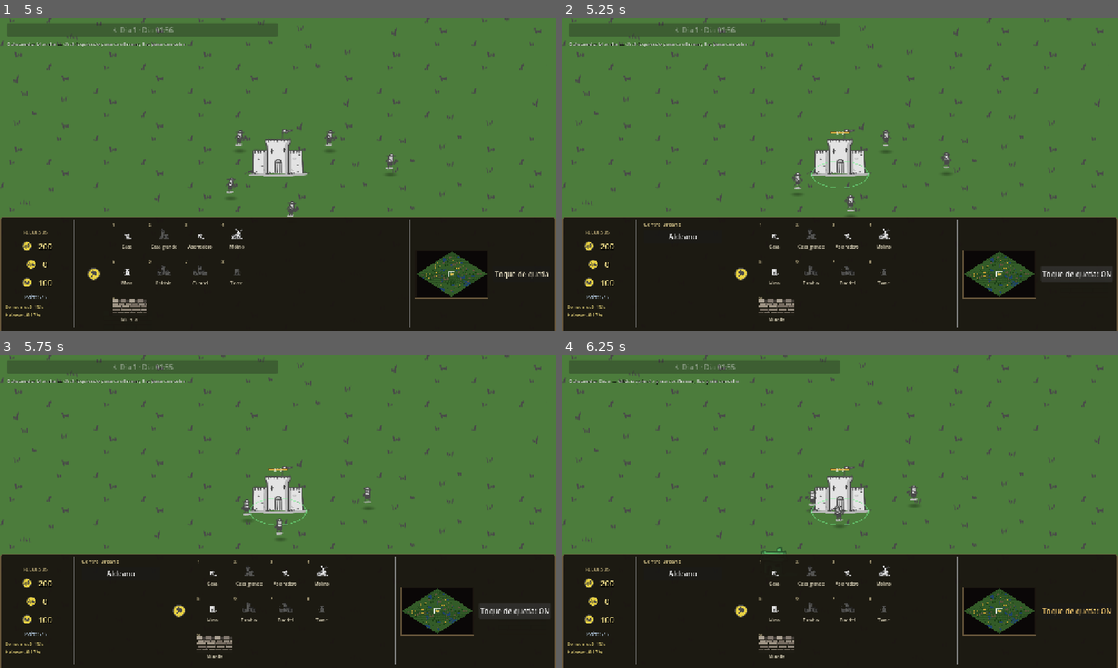
Above: before the commit, frames 1-4 (two rows, left to right).
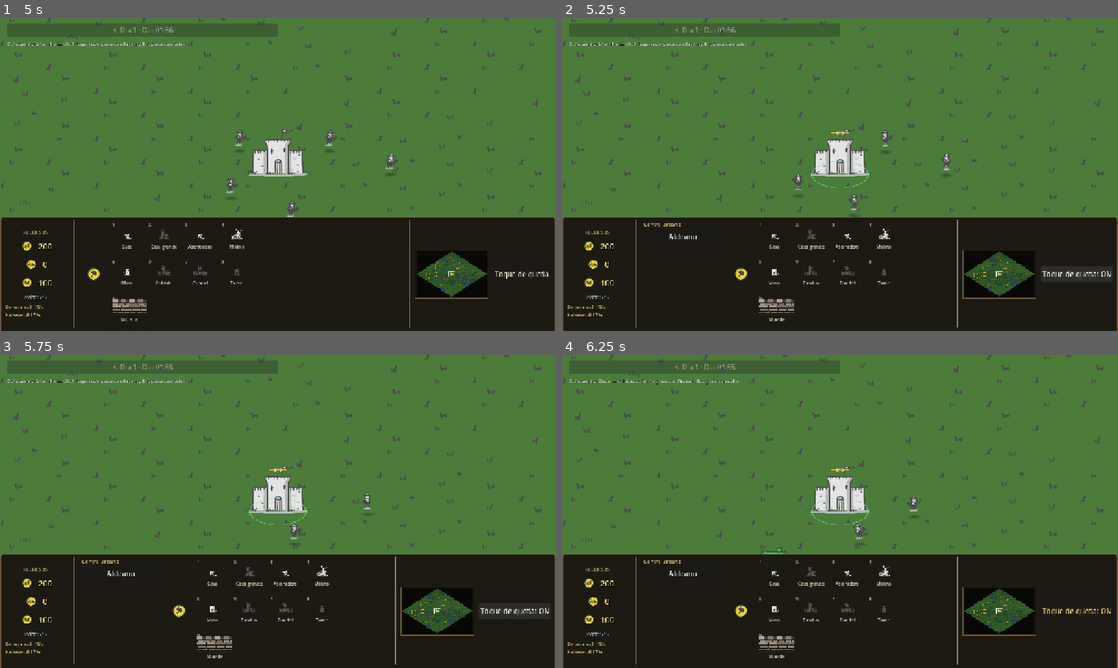
Above: after the commit, the same moments.

Repository: manurode/gameX
Game: Godot game, scene res://scenes/ui/main_menu.tscn
Two runs of this game, one before a commit and one after it. Both use one fixed random seed, a clock stepped at 60 frames per second and the inputs below.
Inputs:
- Up to frame 1 (5 s): click "Grande (64×64)" at 0.5 s; click "1" at 1.25 s; click "3" at 2 s; click "4" at 2.75 s; click "5" at 3.5 s; click "9" at 4.25 s
- Up to frame 2 (5.25 s): click "Toque de queda" at 5 s
- Up to frame 3 (5.75 s): no input
- Up to frame 4 (6.25 s): click "1" at 5.75 s

Frame 1 is identical in both runs. In frame 2, 0.2% of the frame differs, in the area x 41-70%, y 35-62%; in frame 3, 0.3%; in frame 4, 0.3%, in the area x 43-79%, y 41-82%.

Commit message:
feat: Enhance melee combat logic and navigation handling for buildings

Diff:
--- a/scripts/buildings/building.gd
+++ b/scripts/buildings/building.gd
@@ -13,8 +13,8 @@
 const CONSTRUCTION_ALPHA := 0.55
 const ENTRY_RANGE := 42.0
 const GARRISON_ATTACK_RANGE := 220.0
-const COLLISION_BODY_SHRINK := Vector2(0.82, 0.38)
-const COLLISION_BODY_CENTER_Y := 0.62
+const COLLISION_BODY_SHRINK := Vector2(0.84, 0.84)
+const COLLISION_BODY_CENTER_Y := 0.2
 const WALL_COLLISION_SHRINK := Vector2(0.94, 0.48)
 const WALL_COLLISION_CENTER_Y := 0.42
 
@@ -501,20 +501,58 @@
 
 
 func get_collision_center() -> Vector2:
-	return global_position + Vector2(0.0, -_footprint.y * _get_collision_center_y_factor())
+	if building_type_id == "wall":
+		return global_position + Vector2(0.0, -_footprint.y * WALL_COLLISION_CENTER_Y)
+	return get_interaction_center()
 
 
 func get_collision_half_size() -> Vector2:
-	return _get_collision_body_size() * 0.5
+	if building_type_id == "wall":
+		return _get_collision_body_size() * 0.5
+	return get_interaction_half_size()
+
+
+func get_interaction_center() -> Vector2:
+	var center_y := WALL_COLLISION_CENTER_Y if building_type_id == "wall" else 0.2
+	return global_position + Vector2(0.0, -_footprint.y * center_y)
+
+
+func get_interaction_half_size() -> Vector2:
+	if building_type_id == "wall":
+		return Vector2(
+			_footprint.x * WALL_COLLISION_SHRINK.x * 0.5,
+			_footprint.y * WALL_COLLISION_SHRINK.y * 0.5
+		)
+	return _footprint * 0.42
+
+
+func get_closest_surface_point(from_position: Vector2) -> Vector2:
+	var center := get_interaction_center()
+	var half := get_interaction_half_size()
+	var local := from_position - center
+	var clamped := Vector2(
+		clampf(local.x, -half.x, half.x),
+		clampf(local.y, -half.y, half.y)
+	)
+	if clamped.distance_squared_to(local) < 0.01:
+		var pen_x := half.x - absf(local.x)
+		var pen_y := half.y - absf(local.y)
+		if pen_x < pen_y:
+			clamped.x = half.x if local.x >= 0.0 else -half.x
+		else:
+			clamped.y = half.y if local.y >= 0.0 else -half.y
+	return center + clamped
 
 
 func get_approach_point(from_position: Vector2, margin: float = 2.0) -> Vector2:
-	var center := get_collision_center()
-	var direction := from_position.direction_to(center)
-	if direction == Vector2.ZERO:
-		direction = Vector2.DOWN
-	var reach := _reach_along_collision_rect(direction) + margin
-	return center - direction * reach
+	var center := get_interaction_center()
+	var surface := get_closest_surface_point(from_position)
+	var outward := surface - center
+	if outward.length_squared() < 0.01:
+		outward = from_position - center
+	if outward == Vector2.ZERO:
+		outward = Vector2.DOWN
+	return surface + outward.normalized() * margin
 
 
 func get_combat_approach_point(from_position: Vector2) -> Vector2:
@@ -523,16 +561,6 @@
 
 func get_entry_approach_point(from_position: Vector2) -> Vector2:
 	return get_approach_point(from_position, 2.0)
-
-
-func _reach_along_collision_rect(direction: Vector2) -> float:
-	var half := get_collision_half_size()
-	var abs_dir := direction.abs()
-	if abs_dir.x < 0.001 and abs_dir.y < 0.001:
-		return maxf(half.x, half.y)
-	var tx := INF if abs_dir.x < 0.001 else half.x / abs_dir.x
-	var ty := INF if abs_dir.y < 0.001 else half.y / abs_dir.y
-	return minf(tx, ty)
 
 
 func _setup_selection_indicator() -> void:
@@ -557,8 +585,10 @@
 	return global_position + Vector2(0.0, -_footprint.y * 0.2)
 
 
-func get_melee_attack_point() -> Vector2:
-	return get_base_center()
+func get_melee_attack_point(from_position: Vector2 = Vector2.INF) -> Vector2:
+	if from_position == Vector2.INF:
+		return get_base_center()
+	return get_closest_surface_point(from_position)
 
 
 func get_attack_point() -> Vector2:
@@ -667,13 +697,13 @@
 		Vector2(_footprint.x * 0.8, 0.0),
 		Vector2(-_footprint.x * 0.8, 0.0),
 		Vector2(0.0, _footprint.y * 0.6),
-		Vector2(0.0, -_footprint.y * 0.3),
+		Vector2(0.0, -_footprint.y * 0.6),
 	]
 	for offset in offsets:
 		var candidate := global_position + offset
 		if _is_position_walkable(candidate):
 			return candidate
-	return global_position + Vector2(_footprint.x, 0.0)
+	return global_position + Vector2(_footprint.x * 0.8, 0.0)
 
 
 func _is_position_walkable(world_pos: Vector2) -> bool:
@@ -859,8 +889,8 @@
 	if not blocks_navigation or building_state != BuildingState.ACTIVE:
 		return PackedVector2Array()
 
-	var center := get_collision_center()
-	var half := get_collision_half_size()
+	var center := get_interaction_center()
+	var half := get_interaction_half_size()
 	return PackedVector2Array([
 		center + Vector2(-half.x, -half.y),
 		center + Vector2(half.x, -half.y),
--- a/scripts/units/unit.gd
+++ b/scripts/units/unit.gd
@@ -1222,9 +1222,13 @@
 		_update_terrain_feedback(_delta)
 		return
 
-	# Melee vs unit: direct chase (no terrain blocking between open units).
+	# Melee vs unit/building: direct chase toward the nearest attack surface.
 	if combat_style == CombatStyle.MELEE and attack_target != null and is_instance_valid(attack_target):
 		_chase_melee_unit_direct(_delta)
+		_update_terrain_feedback(_delta)
+		return
+	if combat_style == CombatStyle.MELEE and attack_target_building != null and is_instance_valid(attack_target_building):
+		_chase_melee_building_direct(_delta)
 		_update_terrain_feedback(_delta)
 		return
 
@@ -1235,7 +1239,15 @@
 
 
 func _chase_melee_unit_direct(delta: float) -> void:
-	var target_point := attack_target.get_sprite_center()
+	_chase_melee_direct_toward(attack_target.get_sprite_center(), delta)
+
+
+func _chase_melee_building_direct(delta: float) -> void:
+	var target_point := attack_target_building.get_melee_attack_point(global_position)
+	_chase_melee_direct_toward(target_point, delta)
+
+
+func _chase_melee_direct_toward(target_point: Vector2, delta: float) -> void:
 	var direction := global_position.direction_to(target_point)
 	if direction == Vector2.ZERO:
 		velocity = Vector2.ZERO
@@ -1281,7 +1293,9 @@
 	if attack_target != null and is_instance_valid(attack_target):
 		return get_sprite_center().distance_to(attack_target.get_sprite_center())
 	if attack_target_building != null and is_instance_valid(attack_target_building):
-		return get_sprite_center().distance_to(attack_target_building.get_melee_attack_point())
+		return get_sprite_center().distance_to(
+			attack_target_building.get_melee_attack_point(global_position)
+		)
 	return INF
 
 
@@ -1298,13 +1312,19 @@
 		return
 
 	var approach := building.get_entry_approach_point(global_position)
-	var distance := global_position.distance_to(approach)
+	var surface_distance := global_position.distance_to(
+		building.get_closest_surface_point(global_position)
+	)
+	var distance := minf(global_position.distance_to(approach), surface_distance)
 	if distance <= Building.ENTRY_RANGE:
 		building.enter_garrison(self)
 		return
 
 	_follow_navigation_toward(approach, 4.0, _delta)
-	distance = global_position.distance_to(approach)
+	surface_distance = global_position.distance_to(
+		building.get_closest_surface_point(global_position)
+	)
+	distance = minf(global_position.distance_to(approach), surface_distance)
 	if navigation_agent.is_navigation_finished() and distance <= Building.ENTRY_RANGE * 1.5:
 		building.enter_garrison(self)
 
@@ -1622,8 +1642,16 @@
 				return dist >= attack_range_min and dist <= attack_range_max
 
 	if attack_target_building != null and is_instance_valid(attack_target_building):
-		var building_origin := attack_target_building.get_melee_attack_point() if combat_style == CombatStyle.MELEE else attack_target_building.get_attack_point()
-		var building_dist := get_sprite_center().distance_to(building_origin) if combat_style == CombatStyle.MELEE else origin.distance_to(building_origin)
+		var building_origin := (
+			attack_target_building.get_melee_attack_point(global_position)
+			if combat_style == CombatStyle.MELEE
+			else attack_target_building.get_closest_surface_point(global_position)
+		)
+		var building_dist := (
+			get_sprite_center().distance_to(building_origin)
+			if combat_style == CombatStyle.MELEE
+			else origin.distance_to(building_origin)
+		)
 		if garrisoned_building != null:
 			var range_max: float = weapon_stats.get("range_max", attack_range_max)
 			return building_dist <= range_max
@@ -1668,9 +1696,9 @@
 		if combat_style == CombatStyle.MELEE:
 			if _is_in_attack_range():
 				return global_position
-			return attack_target_building.get_combat_approach_point(global_position)
-
-		var building_pos := attack_target_building.get_combat_approach_point(global_position)
+			return attack_target_building.get_melee_attack_point(global_position)
+
+		var building_pos := attack_target_building.get_closest_surface_point(global_position)
 		var building_dir := global_position.direction_to(building_pos)
 		if building_dir == Vector2.ZERO:
 			building_dir = Vector2.DOWN
@@ -1705,7 +1733,11 @@
 	if attack_target != null and is_instance_valid(attack_target):
 		return global_position.direction_to(attack_target.get_sprite_center())
 	if attack_target_building != null and is_instance_valid(attack_target_building):
-		var aim_point := attack_target_building.get_melee_attack_point() if combat_style == CombatStyle.MELEE else attack_target_building.get_attack_point()
+		var aim_point := (
+			attack_target_building.get_melee_attack_point(global_position)
+			if combat_style == CombatStyle.MELEE
+			else attack_target_building.get_closest_surface_point(global_position)
+		)
 		return global_position.direction_to(aim_point)
 	return Vector2.DOWN
 
--- a/scripts/world/navigation_setup.gd
+++ b/scripts/world/navigation_setup.gd
@@ -125,7 +125,11 @@
 				cell_rect,
 				blocked
 			)
-	# Buildings use tight physical collision only; coarse nav cells created false dead zones.
+	for building in _buildings:
+		if is_instance_valid(building) and building is Building:
+			var active_building := building as Building
+			if active_building.blocks_navigation:
+				_mark_outline_cells(active_building.get_nav_block_outline(), cell_rect, blocked)
 	return blocked
 
 
